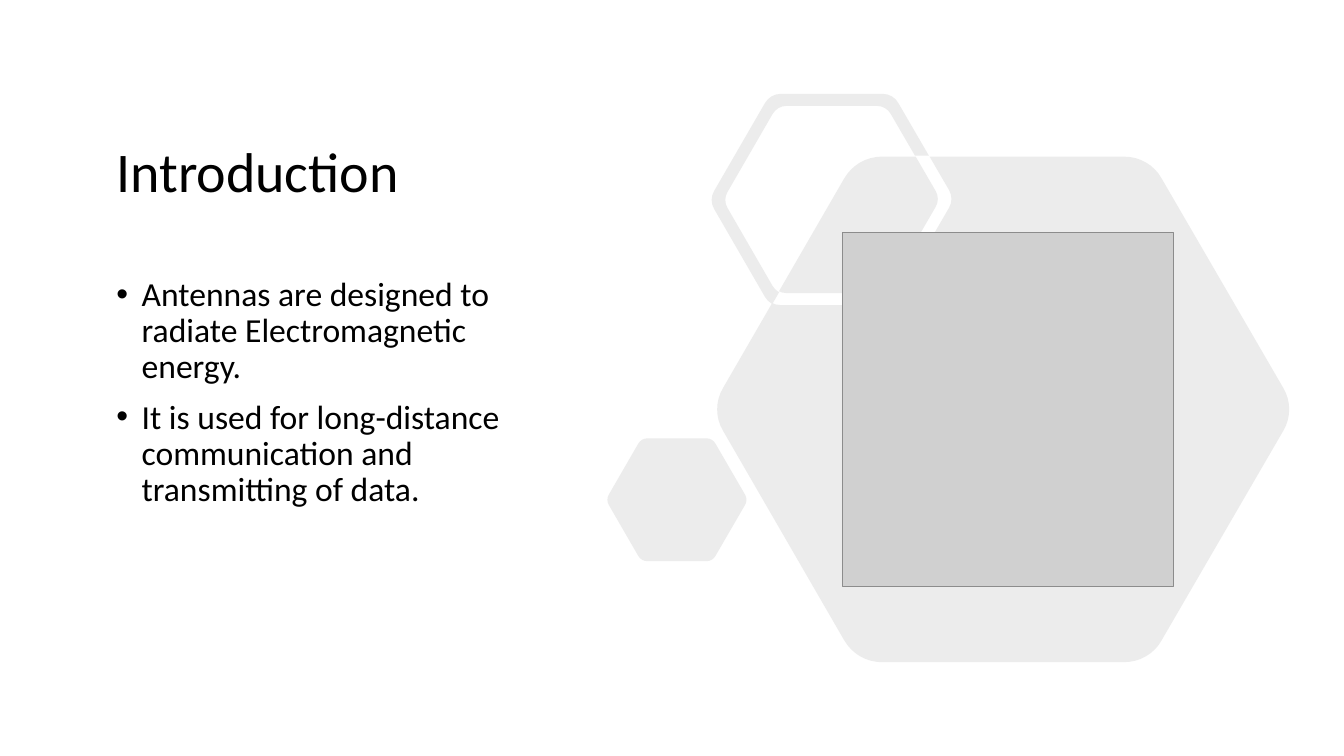
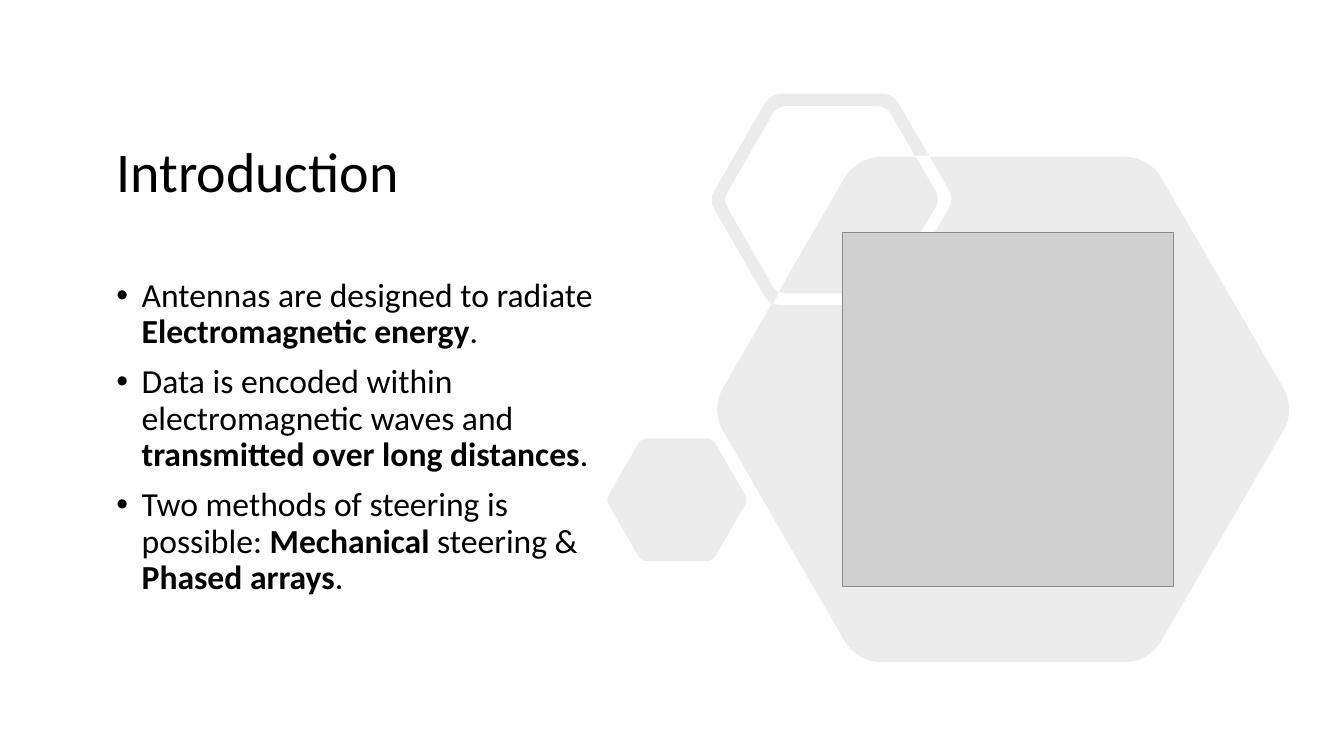
Before and after one commit to WaltDeyzel/thesis-2021, a slide deck: slide 2 of Oral presentation/Grating Lobes.pptx. Drawn at 1344x756 pixels with LibreOffice and Linux fonts; fonts in the diff are those of the drawing; grey boxes stand for pictures. Boxes give left, top, right and bottom in pixels: in the first picture for what was removed or moved away, otherwise in the second. Text is boxed around its words. In the diff, an @@ line names an element or a change of style, - is before the commit and + after.

```diff
--- a/Oral presentation/Grating Lobes.pptx
+++ b/Oral presentation/Grating Lobes.pptx
@@ text at (142, 283, 593, 349): bold on in "Electromagnetic energy." @@
@@ text at (142, 369, 588, 595): text changed @@
-• It is used for long-distance communication and transmitting of data.
+• Data is encoded within electromagnetic waves and transmitted over long distances.
+• Two methods of steering is possible: Mechanical steering & Phased arrays.
```
Also in this commit, not shown: 11 other slides changed, 5 other files.
